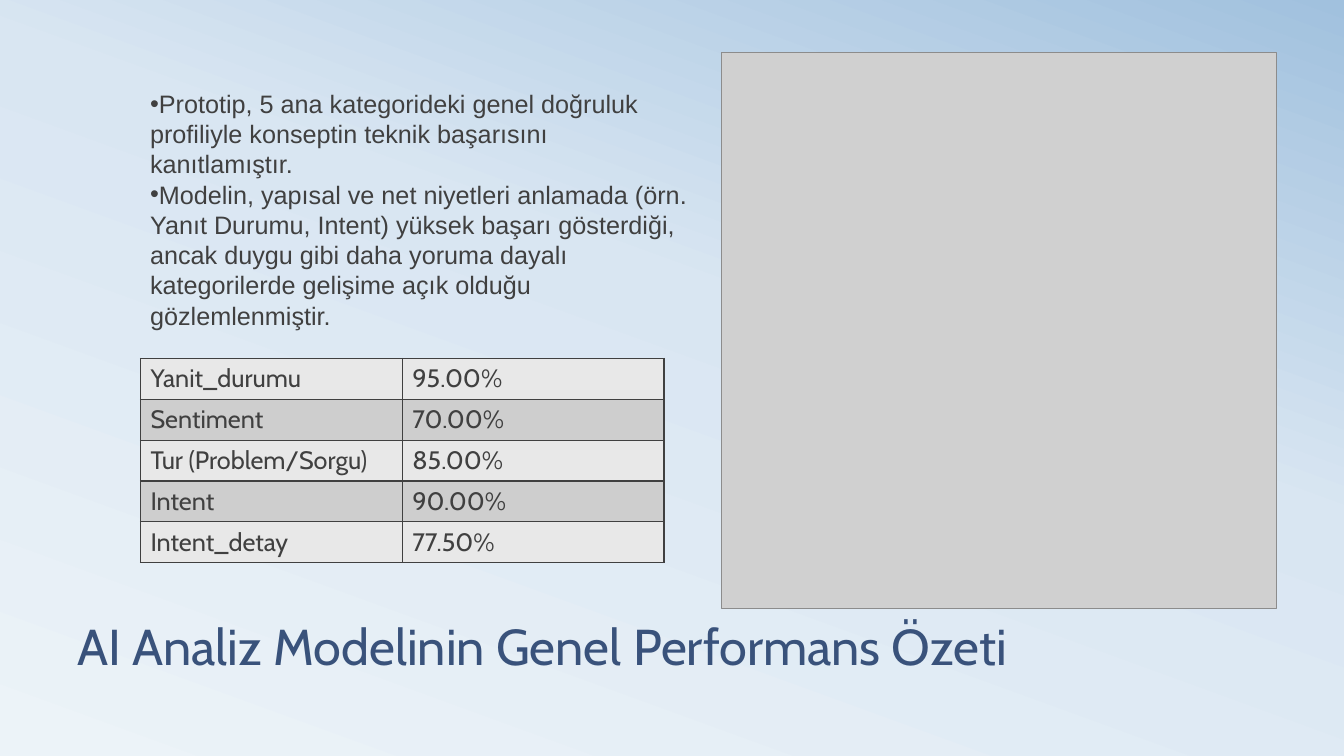
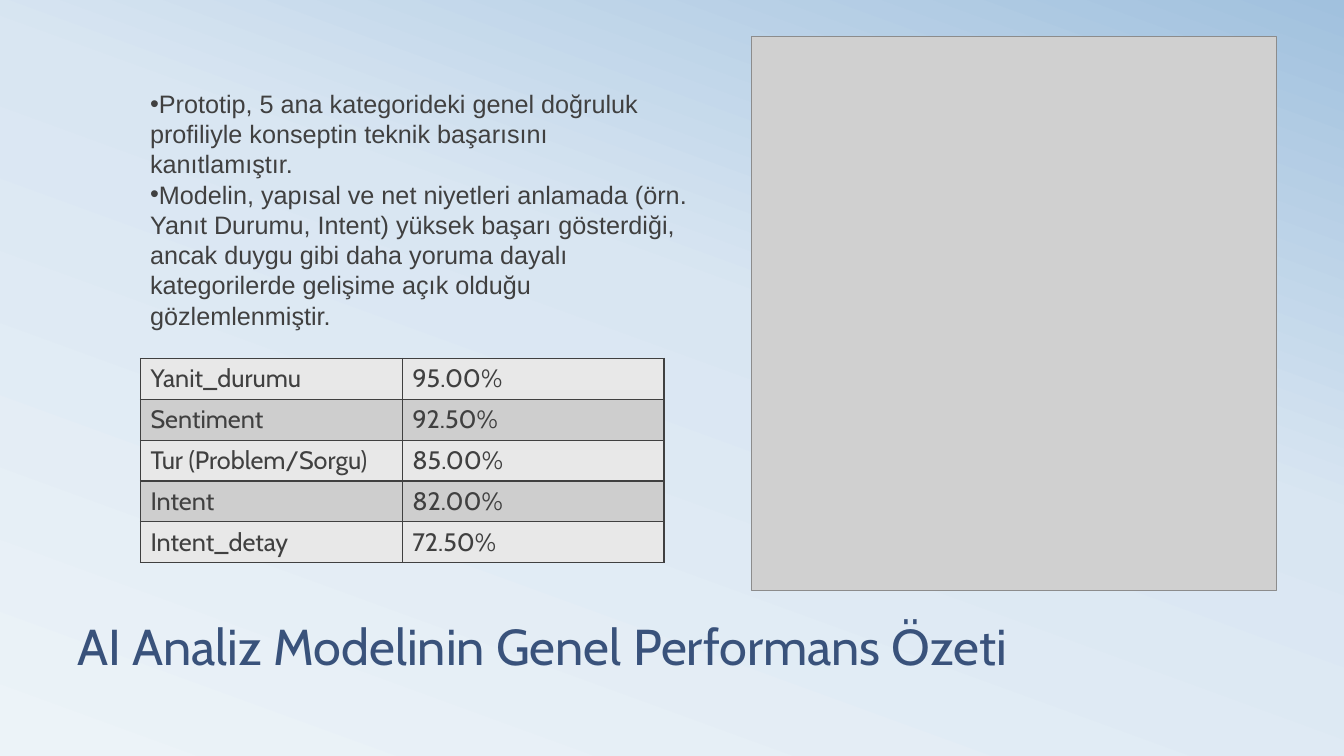
Before and after one commit to AsliAktas/mila-ai-eval, a slide deck: slide 5 of Trendyol Mila Sohbet Botu AI Analiz Ödevi.pptx. Drawn at 1344x756 pixels with LibreOffice and Linux fonts; fonts in the diff are those of the drawing; grey boxes stand for pictures. Boxes give left, top, right and bottom in pixels: in the first picture for what was removed or moved away, otherwise in the second. Text is boxed around its words. In the diff, an @@ line names an element or a change of style, - is before the commit and + after.

```diff
--- a/Trendyol Mila Sohbet Botu AI Analiz Ödevi.pptx
+++ b/Trendyol Mila Sohbet Botu AI Analiz Ödevi.pptx
@@ picture: place and size @@
-picture at [721,52,1276,608]
+picture at [751,36,1276,591]
@@ table at [140,359,664,564] @@
-row 2, column 2: 70.00%
+row 2, column 2: 92.50%
-row 4, column 2: 90.00%
+row 4, column 2: 82.00%
-row 5, column 2: 77.50%
+row 5, column 2: 72.50%
```
Also in this commit, not shown: 5 other slides changed, 5 slides added, 5 slides removed.
